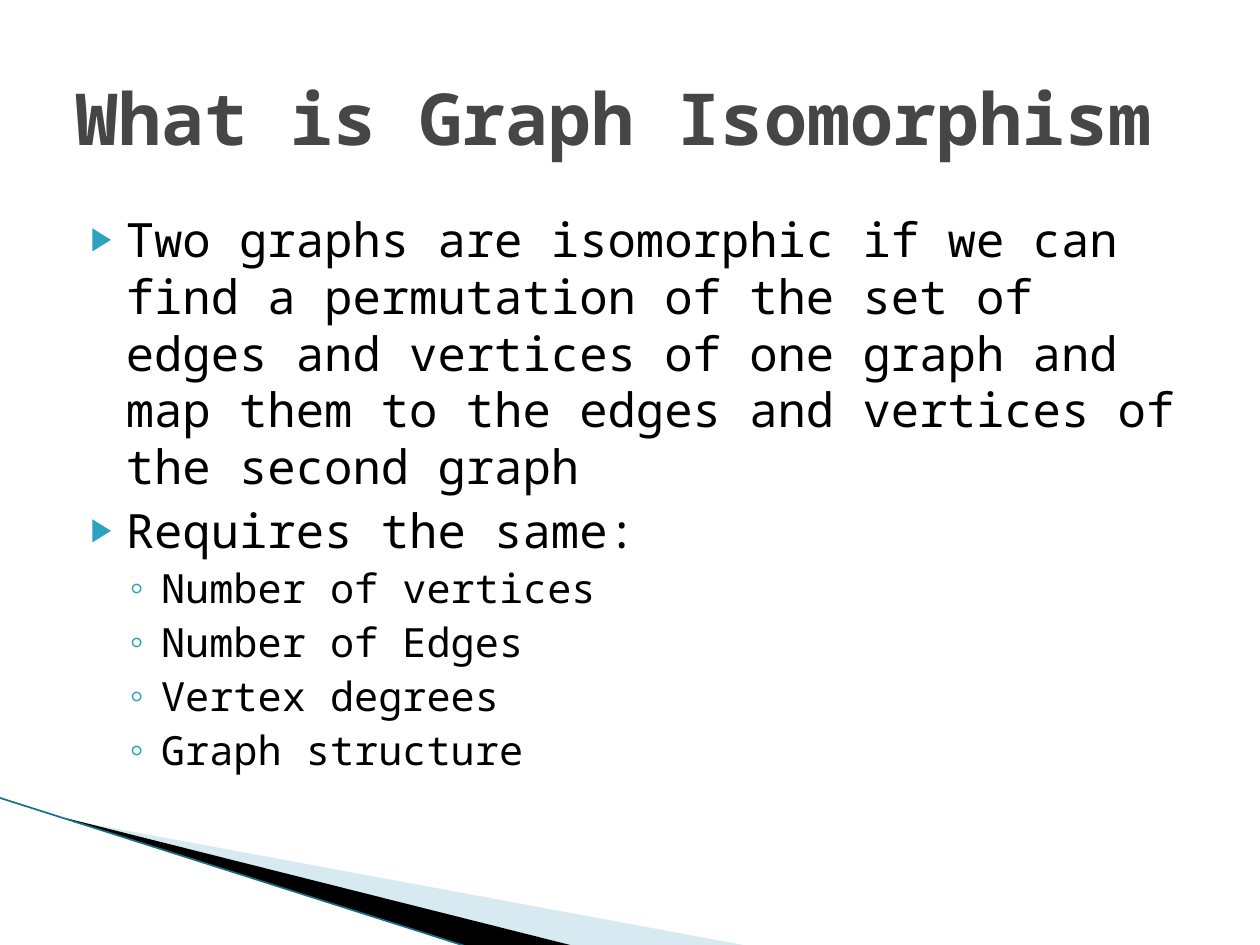
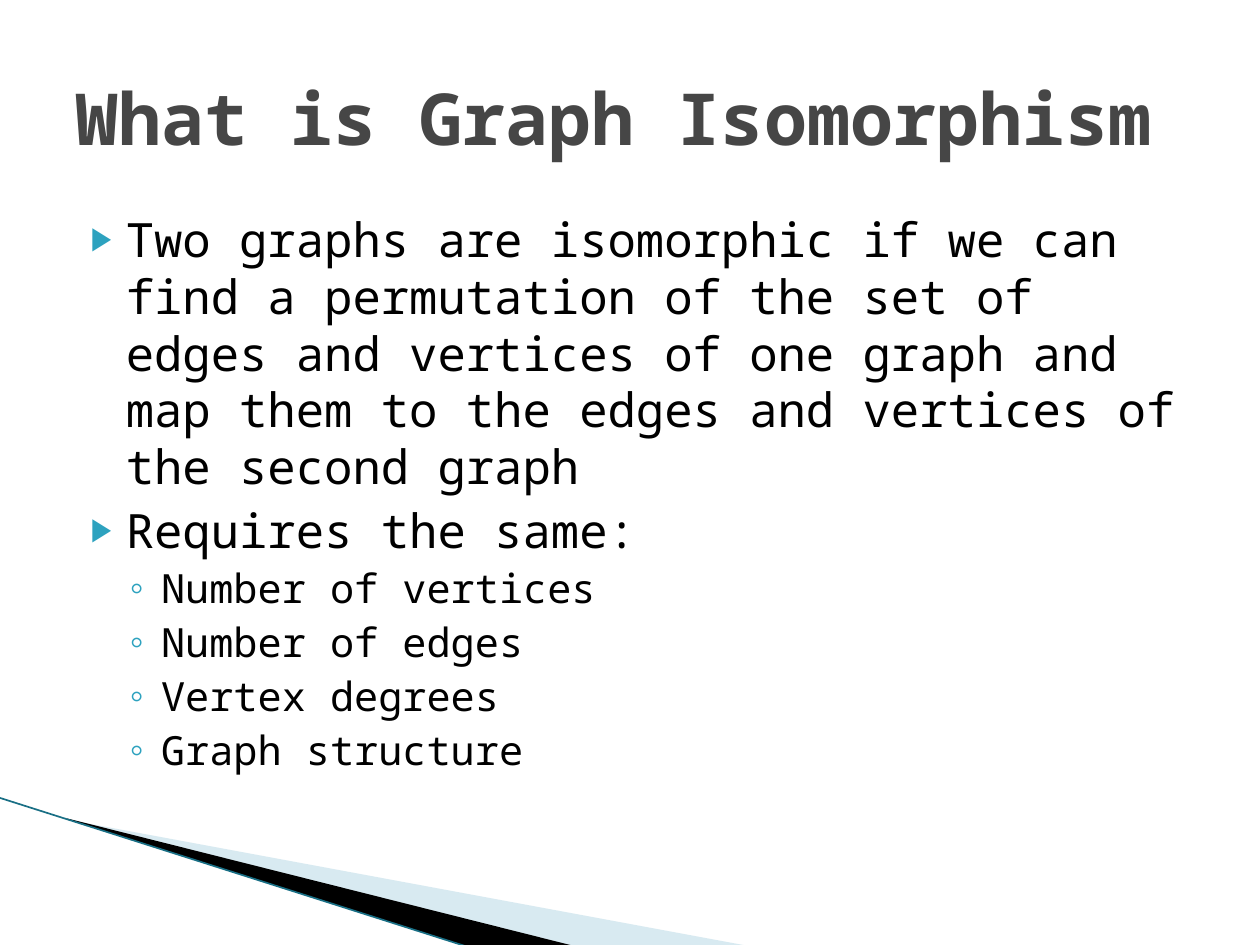
Before and after one commit to kjrcda/recursive-bit-string-isomorphism, a slide deck: slide 3 of Solving Graph Isomorphism with Minimum Bit Strings.pptx. Drawn at 1260x945 pixels with LibreOffice and Linux fonts; fonts in the diff are those of the drawing; background and template pictures are left out. Boxes give left, top, right and bottom in pixels: in the first picture for what was removed or moved away, otherwise in the second. Text is boxed around its words. In the diff, an @@ line names an element or a change of style, - is before the commit and + after.

```diff
--- a/Solving Graph Isomorphism with Minimum Bit Strings.pptx
+++ b/Solving Graph Isomorphism with Minimum Bit Strings.pptx
@@ text at bbox=[161, 626, 523, 667]: text changed @@
-  ◦ Number of Edges
+  ◦ Number of edges
```
Also in this commit, not shown: 1 other file.
